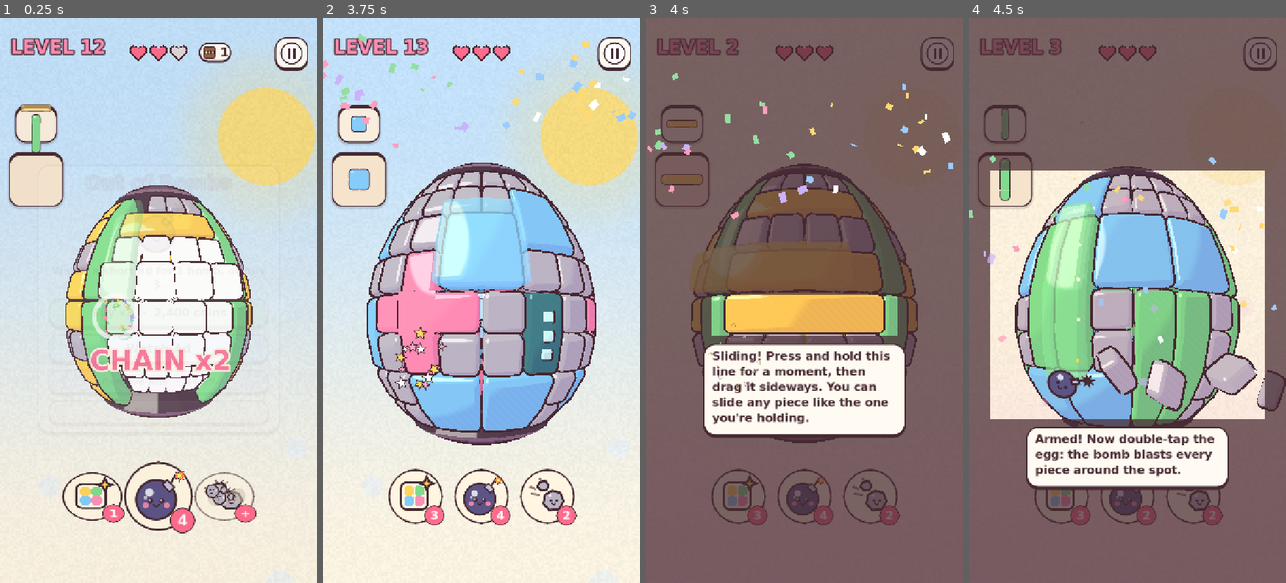
Above: before the commit, frames 1-4 (left to right).
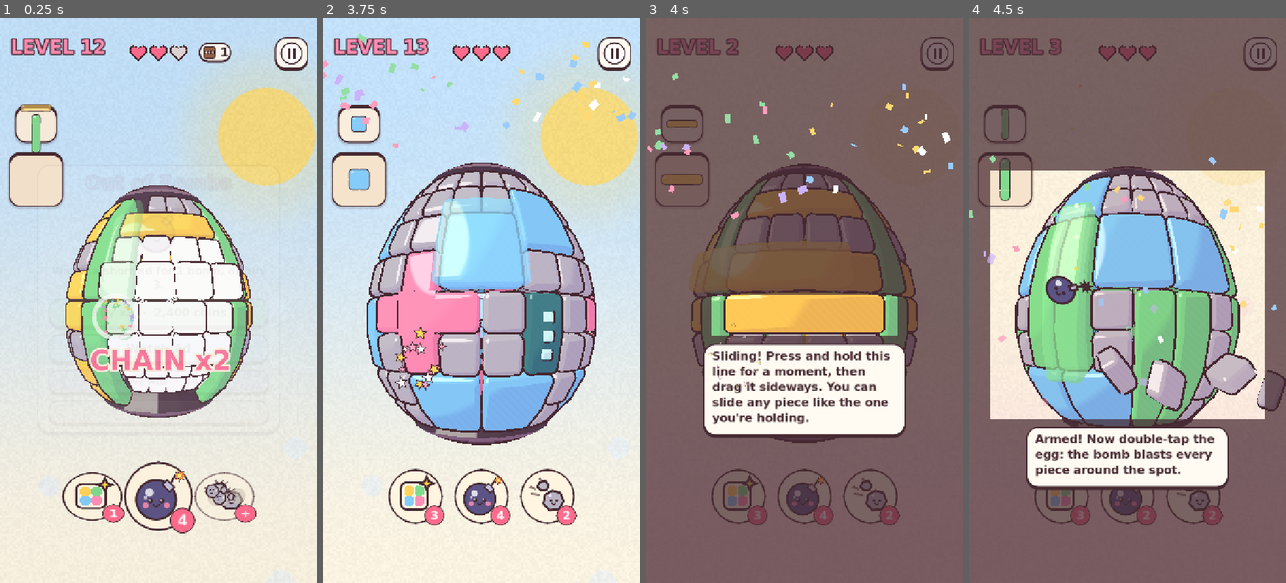
Above: after the commit, the same moments.

Repository: jvea03/tetrisphere-godot
Game: Godot game, scene res://tests/flow_test.tscn
Same seed, same stepped clock (60 frames per second), same inputs: the game is played once before the commit and once after it. This scene is started directly instead of the project's main scene.
Inputs (mouse positions are in pixels of both pictures, inside the frame that each line leads up to):
- Up to frame 1 (0.25 s): no input
- Up to frame 2 (3.75 s): tap Enter at 0.5 s; move the mouse to (551, 272) at 0.52 s; hold D 0.53-1.25 s; tap P at 0.6 s; click (551, 272) at 0.67 s; tap Space at 0.77 s; click "Skip" at 1.25 s; drag from (418, 328) to (465, 413) at 2.02 s; move the mouse to (513, 176) at 2.77 s; hold D 2.78-3.5 s; tap F at 2.85 s; click "Next Level" at 3.5 s
- Up to frame 3 (4 s): no input
- Up to frame 4 (4.5 s): drag from (1127, 300) to (1032, 215) at 4.27 s

Frames 1-3 are identical in both runs. In frame 4, 1.0% of the frame differs, in the area x 24-40%, y 19-68%.

Commit message:
Bomb: falls on the exact cell double-tapped
An armed bomb used to fall on the aimed piece's anchor cell -- off to one
side for a wide piece, which is centred on the tap, and pulled in near the
poles. It now lands on the cell under the double-tap itself (falling back
to the aim if the tap is off the egg). flow_test checks it.

Co-Authored-By: Claude Opus 5.5 <noreply@anthropic.com>

Diff:
--- a/scripts/game.gd
+++ b/scripts/game.gd
@@ -98,6 +98,7 @@
 var _slide_drag := Vector2.ZERO      # drag not yet turned into a slide step
 var _last_tap_ms := -100000
 var _last_tap_pos := Vector2.ZERO
+var _drop_cell := Vector2i(-1, -1)   # the cell under a double-tap, where an armed bomb falls
 
 var _lbl_level: Label
 var _btn_bomb: Button       # the bomb booster, bottom centre
@@ -830,6 +831,10 @@
 	var offsets := current_offsets()
 	var landing := cursor
 	var bomb_was_armed := bomb_armed and TSProfile.bomb_count > 0
+	# A bomb falls exactly where the double-tap was, not on the aimed piece's
+	# anchor (a wide piece is centred on the tap, and kept clear of the poles).
+	if bomb_was_armed and _drop_cell.x >= 0:
+		landing = _drop_cell
 	var landing_at := _screen_of_cell(landing)   # before the drop changes the surface there
 
 	var res: Dictionary
@@ -1455,7 +1460,9 @@
 	var now := Time.get_ticks_msec()
 	if now - _last_tap_ms <= int(DOUBLE_TAP_TIME * 1000.0) and pos.distance_to(_last_tap_pos) <= DOUBLE_TAP_DIST:
 		_last_tap_ms = -100000   # a third tap starts over rather than dropping again
+		_drop_cell = _cell_at(pos)
 		_drop()
+		_drop_cell = Vector2i(-1, -1)
 		return
 	_last_tap_ms = now
 	_last_tap_pos = pos
--- a/tests/flow_test.gd
+++ b/tests/flow_test.gd
@@ -215,6 +215,23 @@
 	_tutorial._finish()
 	_check("and it is marked seen", TSProfile.bomb_tutorial_seen)
 
+	# A bomb falls on the very cell double-tapped, wherever the piece was aimed.
+	TSProfile.bomb_count += 1
+	_toggle_bomb()
+	var spot := Vector2i(board.wrap_col(cursor.x + 2), cursor.y)
+	var tap_at := _screen_of(spot)
+	var want := _cell_at(tap_at)
+	_bomb_landed = Vector2i(-9, -9)
+	_touch(tap_at, true)
+	_touch(tap_at, false)
+	_touch(tap_at, true)
+	_touch(tap_at, false)
+	for _i in 120:
+		await get_tree().process_frame
+		if not _rocks_flying:
+			break
+	_check("an armed bomb falls on the cell double-tapped (%s)" % want, want.x >= 0 and _bomb_landed == want)
+
 	print("")
 	print("ALL PASSED" if _failures == 0 else "%d FAILED" % _failures)
 	get_tree().quit(0 if _failures == 0 else 1)
@@ -265,3 +282,10 @@
 	if _on_booster_button(at) or _pause_btn.get_global_rect().has_point(at):
 		return false
 	return _cell_at(at) == cell
+
+
+var _bomb_landed := Vector2i(-9, -9)
+
+func _bomb_lands(cell: Vector2i, at: Vector2) -> void:
+	_bomb_landed = cell
+	super(cell, at)
